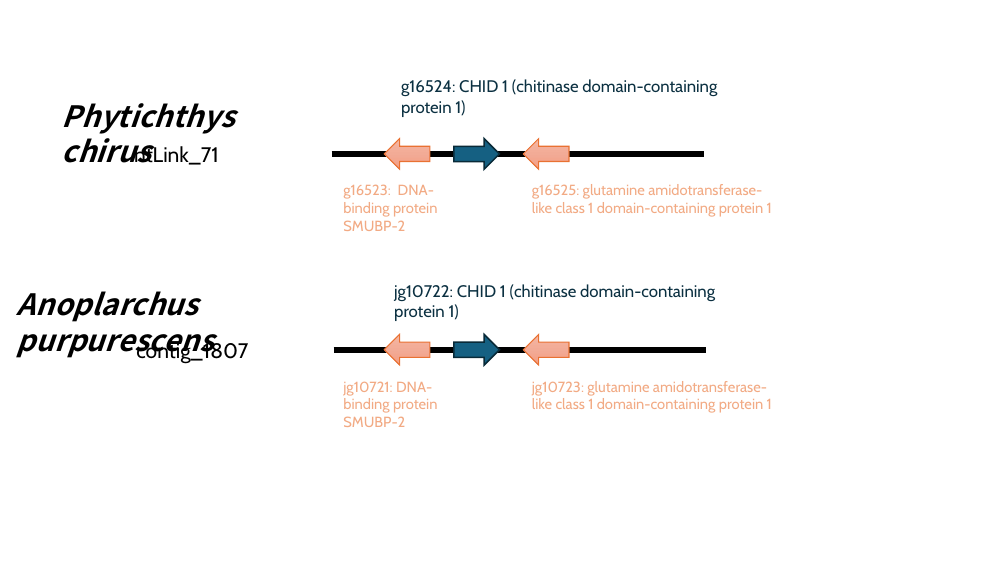
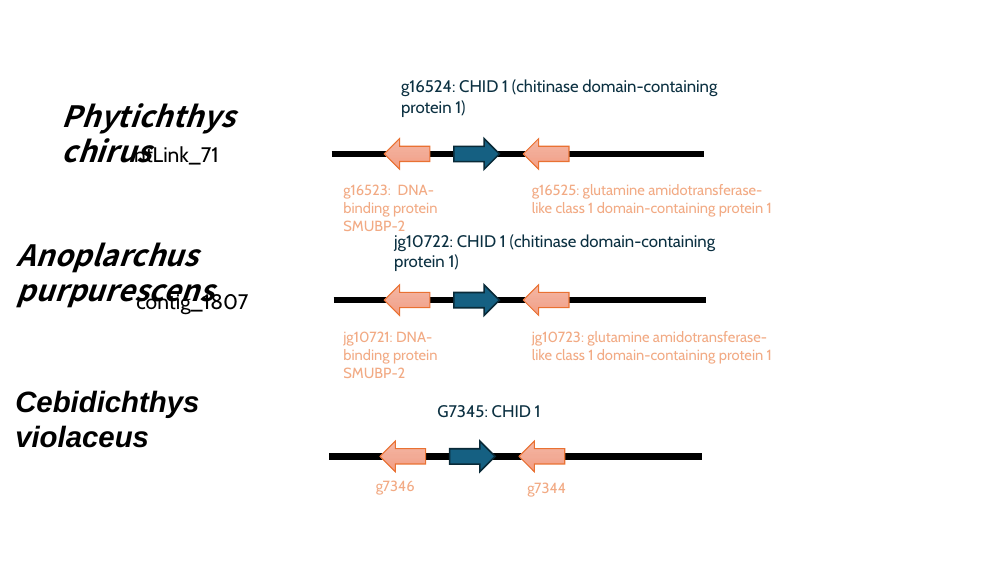
Before and after one commit to jyw-atgithub/fish-genome, a slide deck: slide 2 of synteny.pptx. Drawn at 1008x567 pixels with LibreOffice and Linux fonts; fonts in the diff are those of the drawing. Boxes give left, top, right and bottom in pixels: in the first picture for what was removed or moved away, otherwise in the second. Text is boxed around its words. In the diff, an @@ line names an element or a change of style, - is before the commit and + after.

```diff
--- a/synteny.pptx
+++ b/synteny.pptx
@@ 5 texts, 3 left arrows, 1 line: place and size @@
-5 texts, 3 left arrows, 1 line at box(17, 284, 772, 427)
+5 texts, 3 left arrows, 1 line at box(17, 234, 772, 378)
@@ text added at box(15, 390, 199, 448), 28 pt, text #000000, bold, italic @@
+Cebidichthys violaceus
@@ text added at box(437, 405, 541, 418), 16 pt, text #0B3041 @@
+G7345: CHID 1
@@ left arrow added at box(380, 442, 426, 472), fill gradient #F5B8A5 to #F2AB96 to #F59E82, outline #E97132 1 pt @@
@@ left arrow added at box(450, 442, 495, 472), fill #156082, outline #092A39 1.5 pt @@
@@ left arrow added at box(520, 442, 565, 472), fill gradient #F5B8A5 to #F2AB96 to #F59E82, outline #E97132 1 pt @@
@@ line added from (330, 457) to (702, 457), #000000 6 pt @@
@@ text added at box(376, 480, 415, 495), 14 pt, text #F2AA84 @@
+g7346
@@ text added at box(527, 482, 566, 497), 14 pt, text #F2AA84 @@
+g7344
```
Also in this commit, not shown: 8 other slides changed, 11 slides added, 4 other files.
